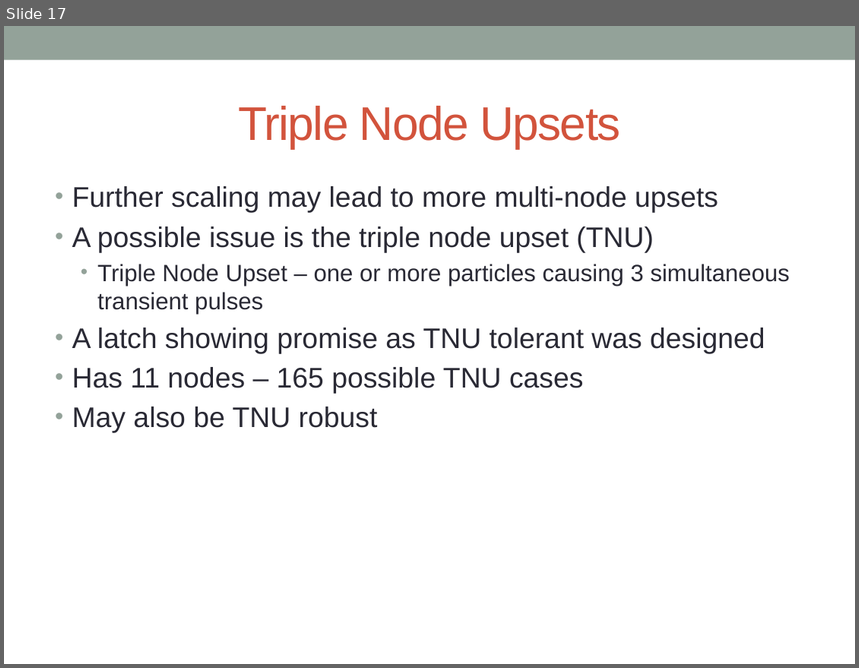
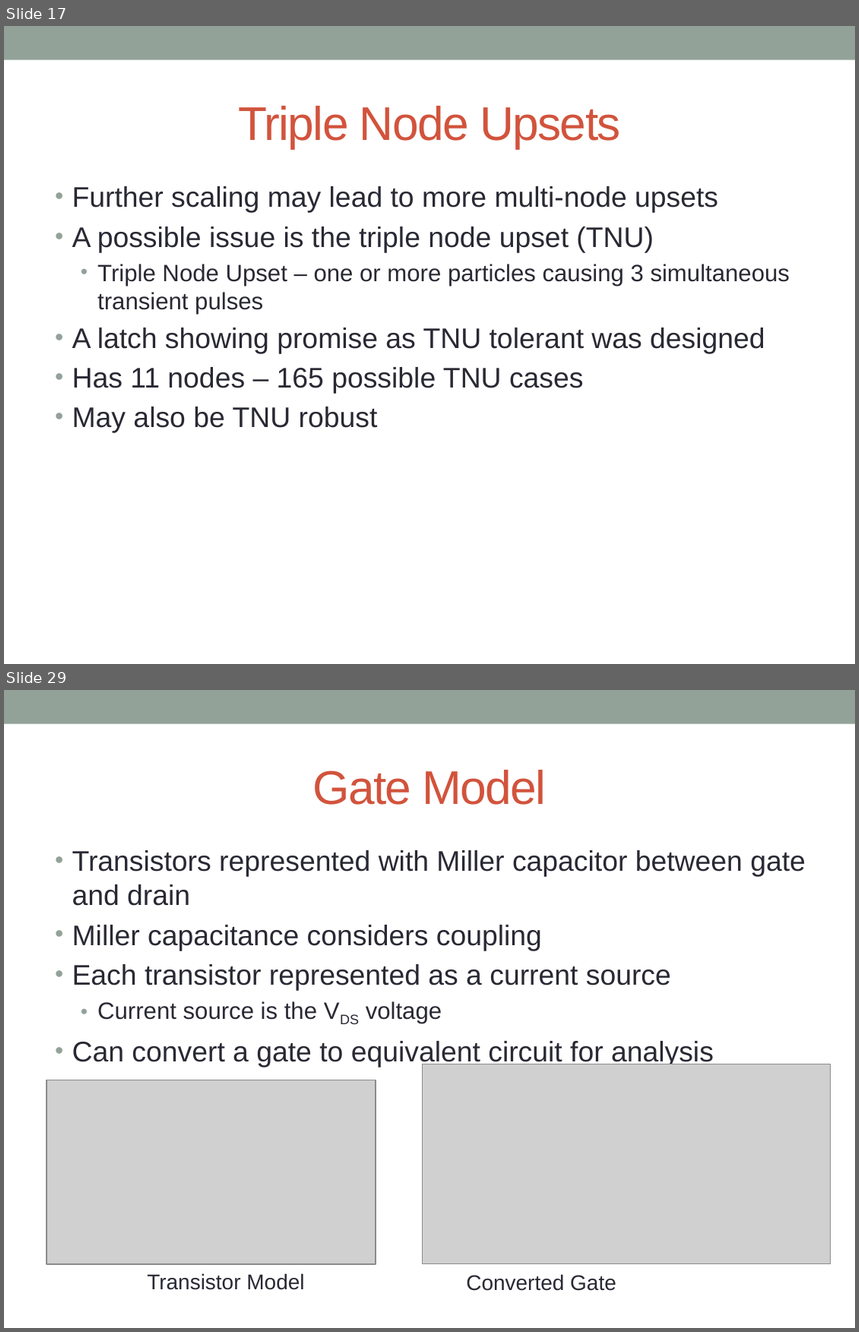
Before and after one commit to acwatkins88/Fast_SET, a slide deck: Dissertation/Dissertation Defense/Dissertation Defense.pptx. Shown one above the other, each under a label of ours: slide 17 before the commit, slides 17 and 29 after it; the slides between them are not shown. The pictures are 859x668 and 859x1332 pixels, drawn with LibreOffice and Linux fonts; fonts in the diff are those of the drawing; grey boxes stand for pictures; background and template pictures are left out. Boxes give left, top, right and bottom in pixels: in the first picture for what was removed or moved away, otherwise in the second. Text is boxed around its words. In the diff, an @@ line names an element or a change of style, - is before the commit and + after.

```diff
--- a/Dissertation/Dissertation Defense/Dissertation Defense.pptx
+++ b/Dissertation/Dissertation Defense/Dissertation Defense.pptx
@@ slide 29 added at (x1=4, y1=690, x2=855, y2=1328), background #FFFFFF; not listed: 1 template element that a slide beside it also shows @@
@@ title added at (x1=313, y1=770, x2=547, y2=805), 40 pt, text #D2533C @@
+Gate Model
@@ text added at (x1=72, y1=850, x2=806, y2=1067), 24 pt, text #292934 @@
+• Transistors represented with Miller capacitor between gate and drain
+• Miller capacitance considers coupling
+• Each transistor represented as a current source
+  • Current source is the VDS voltage
+• Can convert a gate to equivalent circuit for analysis
@@ picture added at (x1=423, y1=1065, x2=831, y2=1265) @@
@@ picture added at (x1=47, y1=1080, x2=376, y2=1265) @@
@@ text added at (x1=147, y1=1274, x2=304, y2=1290), 18 pt, text #292934 @@
+Transistor Model
@@ text added at (x1=466, y1=1274, x2=617, y2=1291), 18 pt, text #292934 @@
+Converted Gate
```
Also in this commit, not shown: 1 slide changed, 36 other slides added, 1 slide removed, 36 other files.
